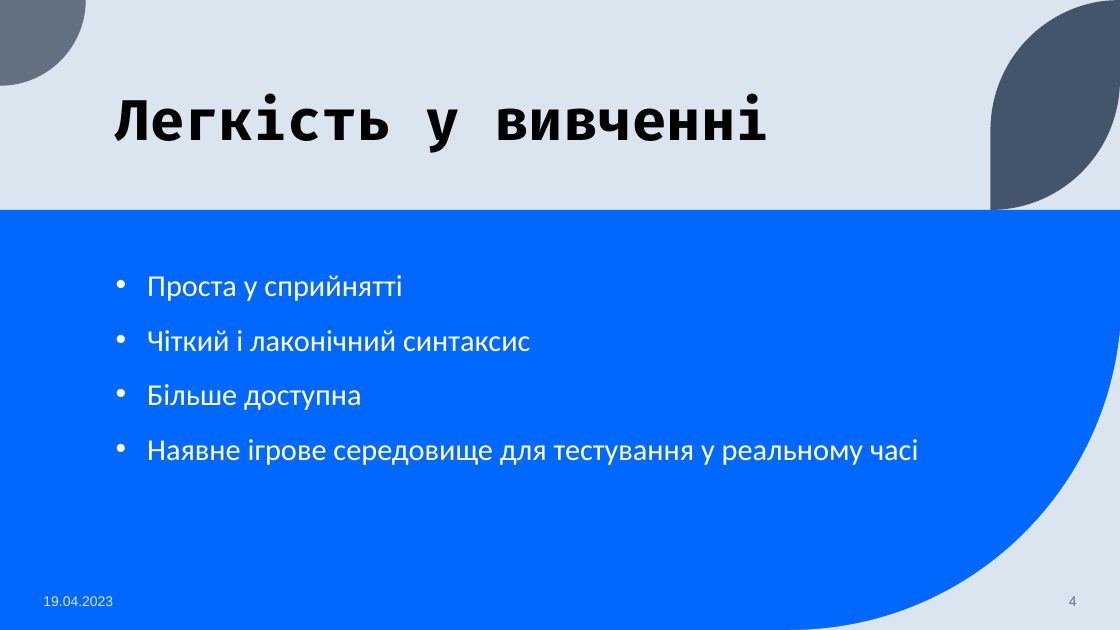
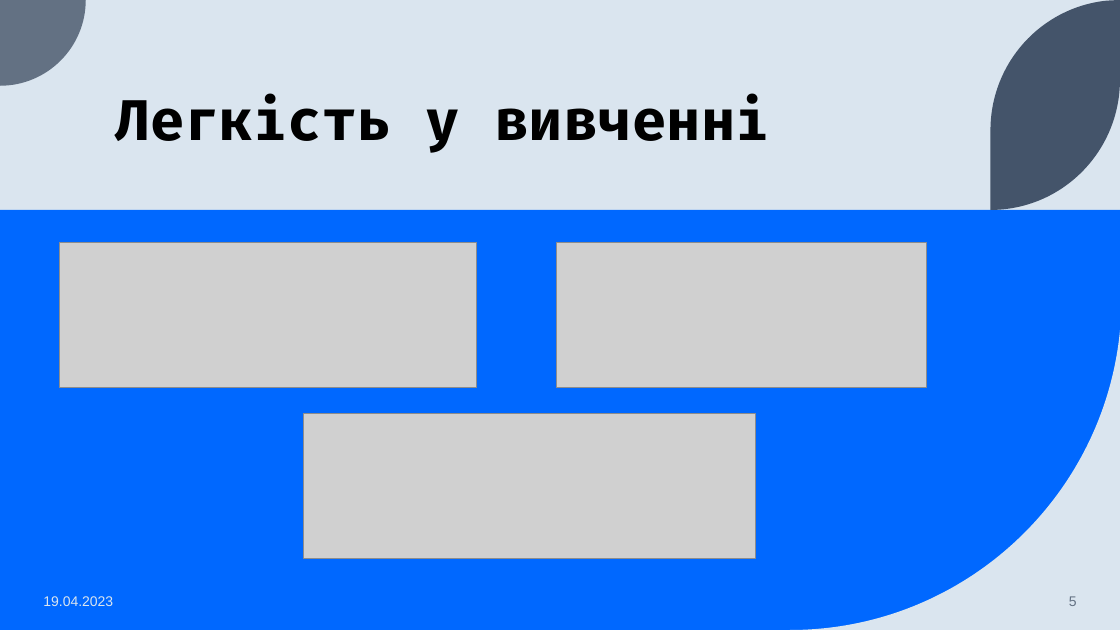
Before and after one commit to seesmof/University-Universytet, a slide deck: slide 5 of year1-term2/SS/ct1/presentation.pptx (slide 4 before the commit). Drawn at 1120x630 pixels with LibreOffice and Linux fonts; fonts in the diff are those of the drawing; grey boxes stand for pictures. Boxes give left, top, right and bottom in pixels: in the first picture for what was removed or moved away, otherwise in the second. Text is boxed around its words. In the diff, an @@ line names an element or a change of style, - is before the commit and + after.

```diff
--- a/year1-term2/SS/ct1/presentation.pptx
+++ b/year1-term2/SS/ct1/presentation.pptx
@@ picture added at box(60, 243, 477, 388) @@
@@ picture added at box(556, 243, 927, 388) @@
@@ text removed at box(147, 275, 918, 465) @@
-• Проста у сприйнятті
-• Чіткий і лаконічний синтаксис
-• Більше доступна
-• Наявне ігрове середовище для тестування у реальному часі
@@ picture added at box(303, 413, 755, 559) @@
@@ page number at box(1069, 596, 1077, 606): text changed @@
-4
+5
```
Also in this commit, not shown: 6 other slides changed, 5 slides added, 3 slides removed, 1 other file.
